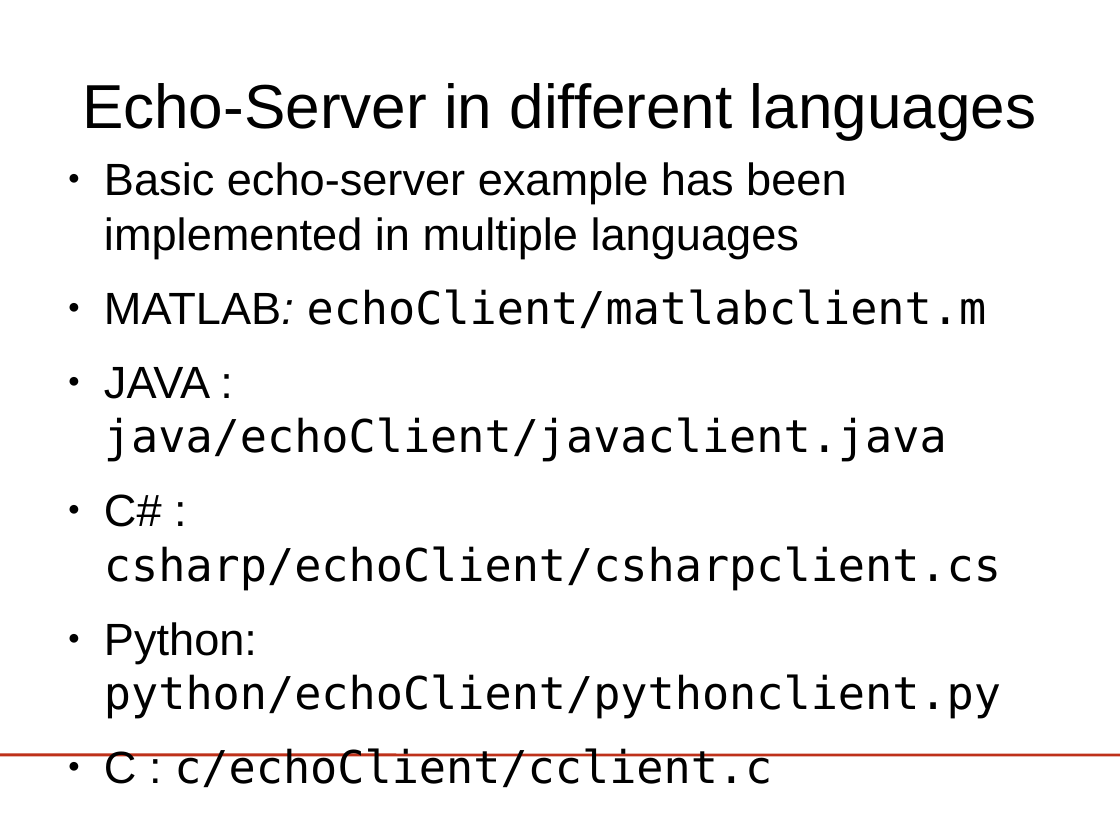
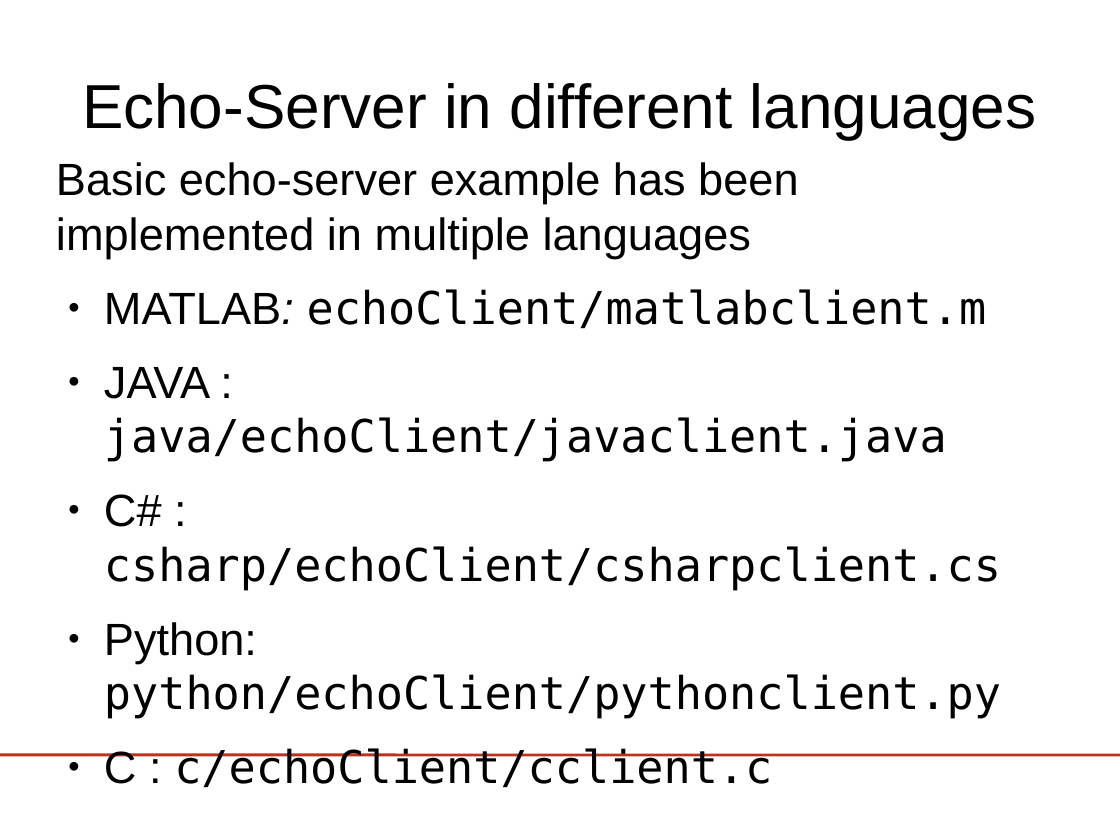
Before and after one commit to phpvdb/buffer_bci, a slide deck: slide 35 of tutorial/lect3-helloworld/HelloWorld_ERPViewer.odp. Drawn at 1120x840 pixels with LibreOffice and Linux fonts; fonts in the diff are those of the drawing; background and template pictures are left out. Boxes give left, top, right and bottom in pixels: in the first picture for what was removed or moved away, otherwise in the second. Text is boxed around its words. In the diff, an @@ line names an element or a change of style, - is before the commit and + after.

```diff
--- a/tutorial/lect3-helloworld/HelloWorld_ERPViewer.odp
+++ b/tutorial/lect3-helloworld/HelloWorld_ERPViewer.odp
@@ text at <box>56,162,798,258</box>: bullet ● to none @@
```
Also in this commit, not shown: 2 slides added, 2 slides removed.
